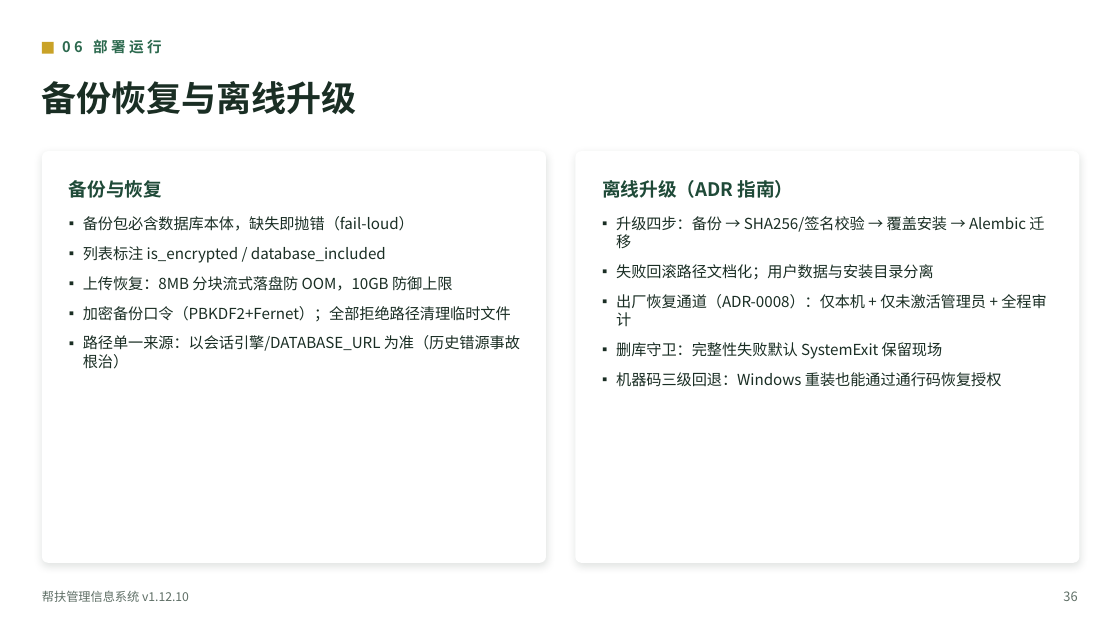
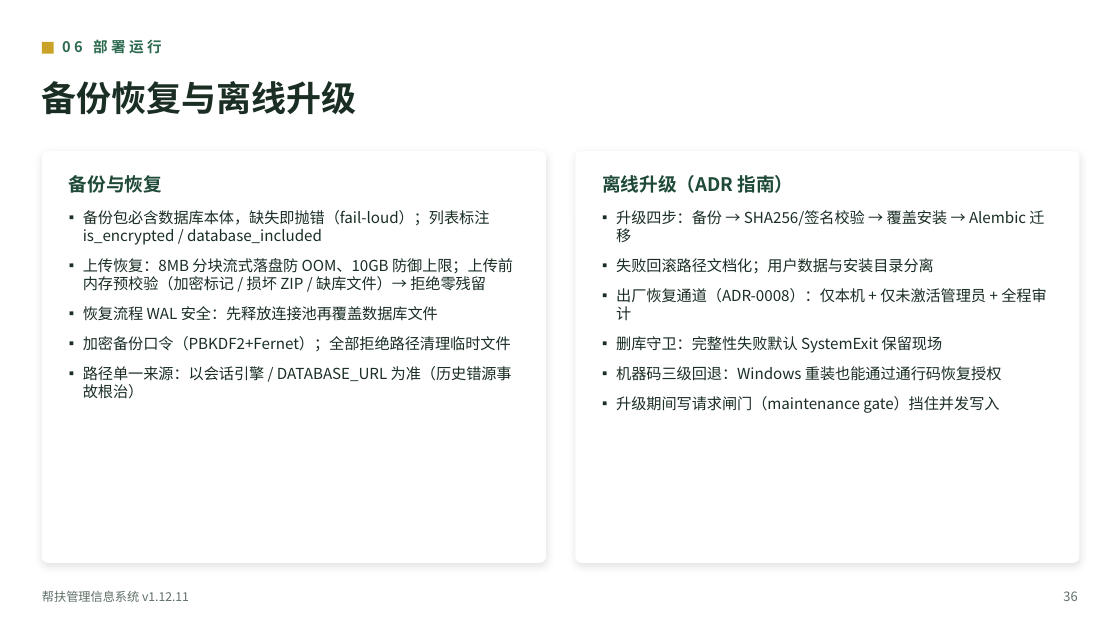
Before and after one commit to lzh745200/MRRS, a slide deck: slide 38 of docs/帮扶管理信息系统介绍.pptx. Drawn at 1120x630 pixels with LibreOffice and Linux fonts; fonts in the diff are those of the drawing. Boxes give left, top, right and bottom in pixels: in the first picture for what was removed or moved away, otherwise in the second. Text is boxed around its words. In the diff, an @@ line names an element or a change of style, - is before the commit and + after.

```diff
--- a/docs/帮扶管理信息系统介绍.pptx
+++ b/docs/帮扶管理信息系统介绍.pptx
@@ text "备份与恢复" moved from (x1=69, y1=180, x2=162, y2=198) to (x1=69, y1=175, x2=162, y2=193) @@
@@ text "离线升级（ADR 指南）" moved from (x1=602, y1=180, x2=794, y2=198) to (x1=602, y1=175, x2=794, y2=193) @@
@@ text at (x1=83, y1=210, x2=513, y2=321): text changed @@
-▪ 备份包必含数据库本体，缺失即抛错（fail-loud）
-▪ 列表标注 is_encrypted / database_included
-▪ 上传恢复：8MB 分块流式落盘防 OOM，10GB 防御上限
+▪ 备份包必含数据库本体，缺失即抛错（fail-loud）；列表标注 is_encrypted / database_included
+▪ 上传恢复：8MB 分块流式落盘防 OOM、10GB 防御上限；上传前内存预校验（加密标记 / 损坏 ZIP / 缺库文件）→ 拒绝零残留
+▪ 恢复流程 WAL 安全：先释放连接池再覆盖数据库文件
@@ text at (x1=83, y1=366, x2=512, y2=399): spaces changed @@
-▪ 路径单一来源：以会话引擎/DATABASE_URL 为准（历史错源事故根治）
+▪ 路径单一来源：以会话引擎 / DATABASE_URL 为准（历史错源事故根治）
@@ text at (x1=616, y1=396, x2=999, y2=413): paragraph added @@
+▪ 升级期间写请求闸门（maintenance gate）挡住并发写入
@@ text at (x1=42, y1=590, x2=189, y2=602): text changed @@
-帮扶管理信息系统 v1.12.10
+帮扶管理信息系统 v1.12.11
```
Also in this commit, not shown: 40 other slides changed, 2 other files.
